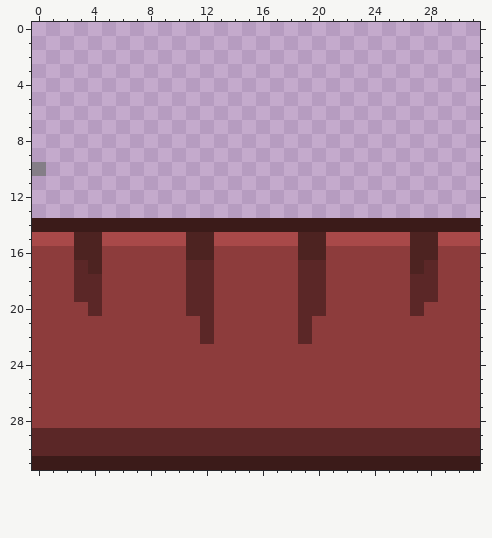
Pixel-art sprite, stored at Assets/Hugo/Mesh/TheBanquet/Sprites/Obstacles/MidSausage_Banquet.png. This is how it looked before the edit.
The file is 128x128 pixels, drawn in blocks of 4x4; one block is one cell here.
Now the later version:
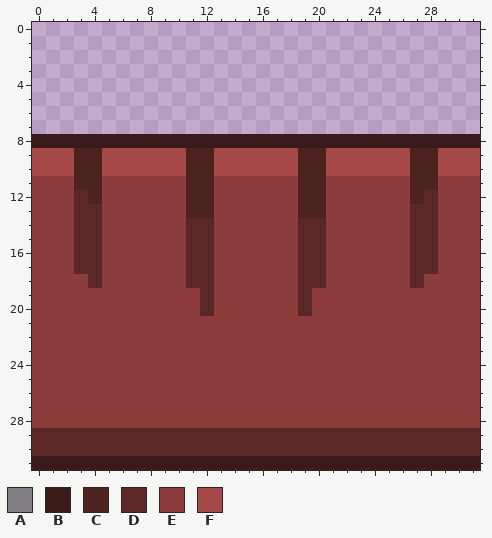
Palette (. is transparent): A #847e87  B #3b1b19  C #4d2321  D #5b2727  E #8d3c3c  F #a84949
Diff:
Colour B now appears in row 8 at x 0 to 31.
Colour C now appears in rows 9 to 11 at x 3 to 4, 11 to 12, 19 to 20 and 27 to 28; in row 12 at x 4, 11 to 12, 19 to 20 and 27; in row 13 at x 11 to 12 and 19 to 20.
Colour D now appears in row 12 at x 3 and 28; in row 13 at x 3 to 4 and 27 to 28.
The author changed colour B to colour D in row 14 at x 3 to 4, 11 to 12, 19 to 20 and 27 to 28.
The author changed colour C to colour D in rows 15 to 16 at x 3 to 4, 11 to 12, 19 to 20 and 27 to 28; in row 17 at x 4 and 27.
Colour E now appears in rows 11 to 13 at x 0 to 2, 5 to 10, 13 to 18, 21 to 26 and 29 to 31.
The author changed colour B to colour E in row 14 at x 0 to 2, 5 to 10, 13 to 18, 21 to 26 and 29 to 31.
The author changed colour D to colour E in row 18 at x 3 and 28; in row 19 at x 3 to 4, 11, 20 and 27 to 28; in row 20 at x 4, 11, 20 and 27; in rows 21 to 22 at x 12 and 19.
The author changed colour F to colour E in row 15 at x 0 to 2, 5 to 10, 13 to 18, 21 to 26 and 29 to 31.
Colour F now appears in row 9 at x 0 to 2, 5 to 10, 13 to 18, 21 to 26 and 29 to 31; in row 10 at x 1 to 2, 5 to 10, 13 to 18, 21 to 26 and 29 to 31.
The author changed colour A to colour F in row 10 at x 0.
Where, in picture pixels (left, top, right, bottom), the same in both pictures:
changed: (32, 134, 480, 344)
